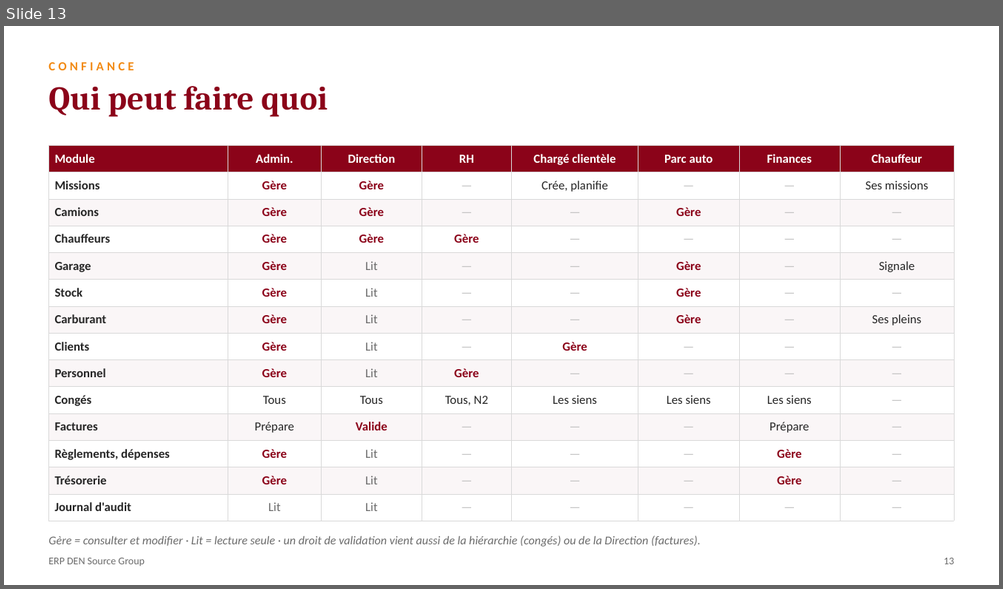
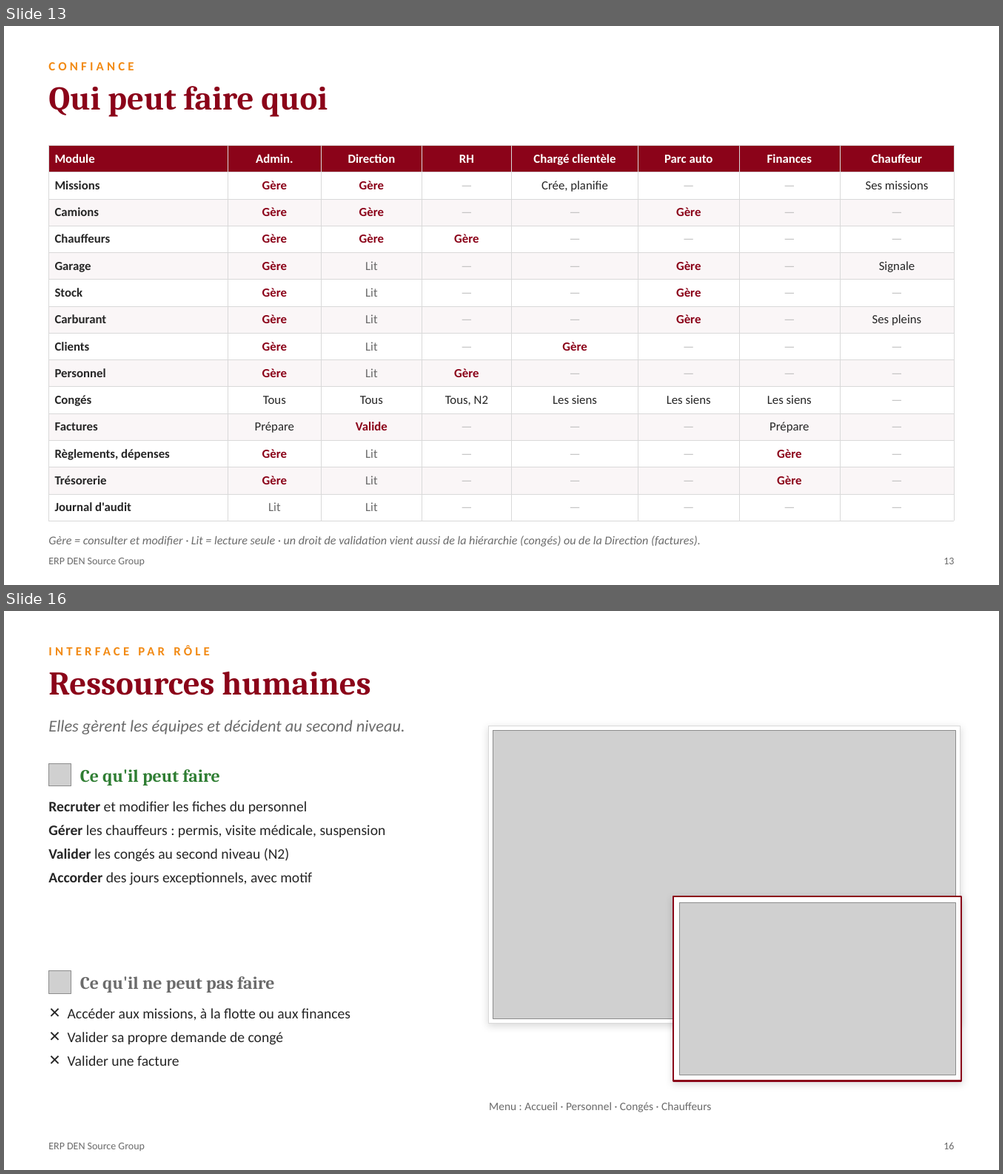
Before and after one commit to AFAQSUCA/erp-densource, a slide deck: Presentation-ERP-DEN-Source.pptx. Shown one above the other, each under a label of ours: slide 13 before the commit, slides 13 and 16 after it; the slides between them are not shown. The pictures are 1003x589 and 1003x1174 pixels, drawn with LibreOffice and Linux fonts; fonts in the diff are those of the drawing; grey boxes stand for pictures. Boxes give left, top, right and bottom in pixels: in the first picture for what was removed or moved away, otherwise in the second. Text is boxed around its words. In the diff, an @@ line names an element or a change of style, - is before the commit and + after.

```diff
--- a/Presentation-ERP-DEN-Source.pptx
+++ b/Presentation-ERP-DEN-Source.pptx
@@ slide 16 added at [4,611,999,1170], background #FFFFFF @@
@@ text added at [48,639,720,662], 12 pt, text #F28A14, bold @@
+INTERFACE PAR RÔLE
@@ text added at [48,671,370,695], 32 pt, text #8B0319, bold @@
+Ressources humaines
@@ text added at [48,720,405,735], 16 pt, text #6B6B6B, italic @@
+Elles gèrent les équipes et décident au second niveau.
@@ rectangle added at [488,726,960,1025], fill #FFFFFF, outline #D9D9D9 0.75 pt @@
@@ picture added at [492,730,956,1020] @@
@@ picture added at [48,764,71,786] @@
@@ text added at [80,769,220,786], 17 pt, text #2E7D32, bold @@
+Ce qu'il peut faire
@@ text added at [48,801,386,886], 14 pt, text #262626 @@
+✓ Recruter et modifier les fiches du personnel
+✓ Gérer les chauffeurs : permis, visite médicale, suspension
+✓ Valider les congés au second niveau (N2)
+✓ Accorder des jours exceptionnels, avec motif
@@ rectangle added at [673,897,962,1081], fill #FFFFFF, outline #8B0319 1.5 pt @@
@@ picture added at [679,903,956,1075] @@
@@ picture added at [48,971,71,994] @@
@@ text added at [80,977,275,993], 17 pt, text #6B6B6B, bold @@
+Ce qu'il ne peut pas faire
@@ text added at [68,1008,350,1066], 14 pt, text #262626 @@
+✕ Accéder aux missions, à la flotte ou aux finances
+✕ Valider sa propre demande de congé
+✕ Valider une facture
@@ text added at [489,1102,711,1113], 11 pt, text #6B6B6B @@
+Menu : Accueil · Personnel · Congés · Chauffeurs
@@ text added at [48,1143,144,1151], 10 pt, text #6B6B6B @@
+ERP DEN Source Group
@@ text added at [943,1142,953,1150], 10 pt, text #6B6B6B @@
+16
```
Also in this commit, not shown: 3 slides changed, 6 other slides added, 1 other file.
